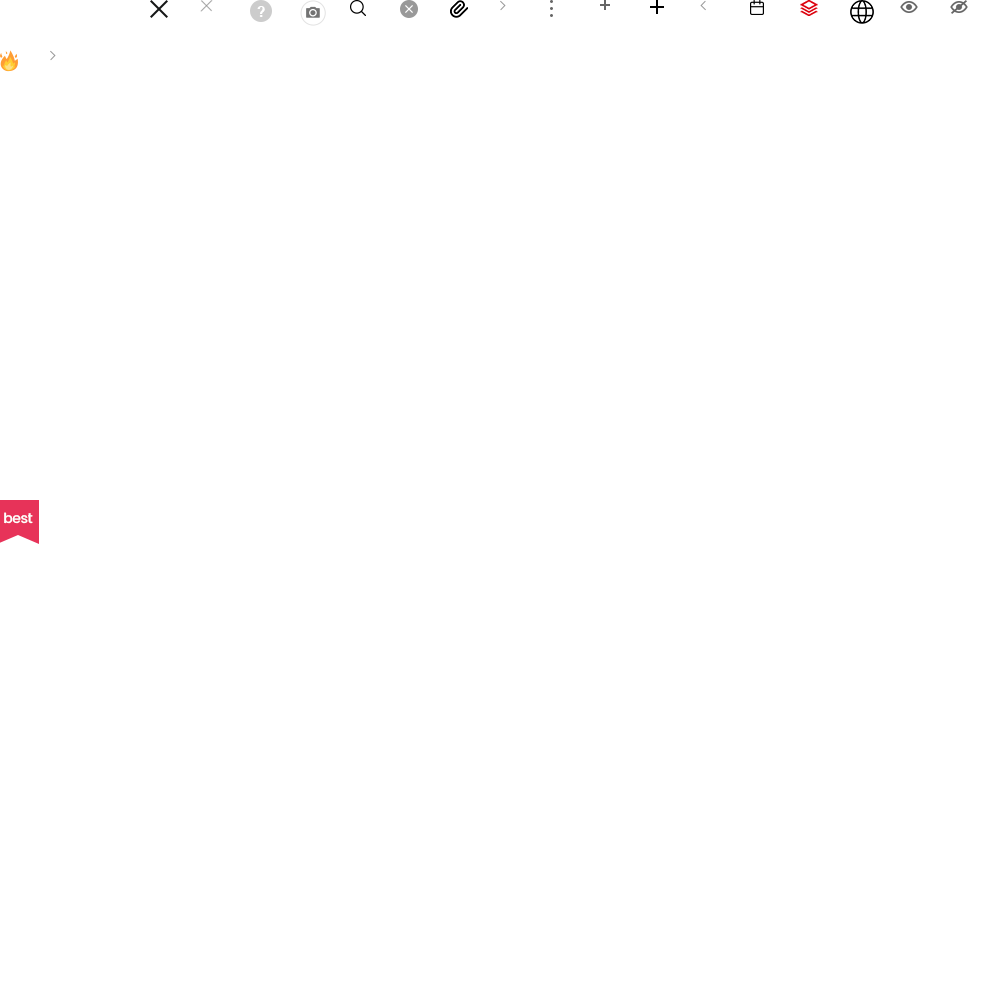
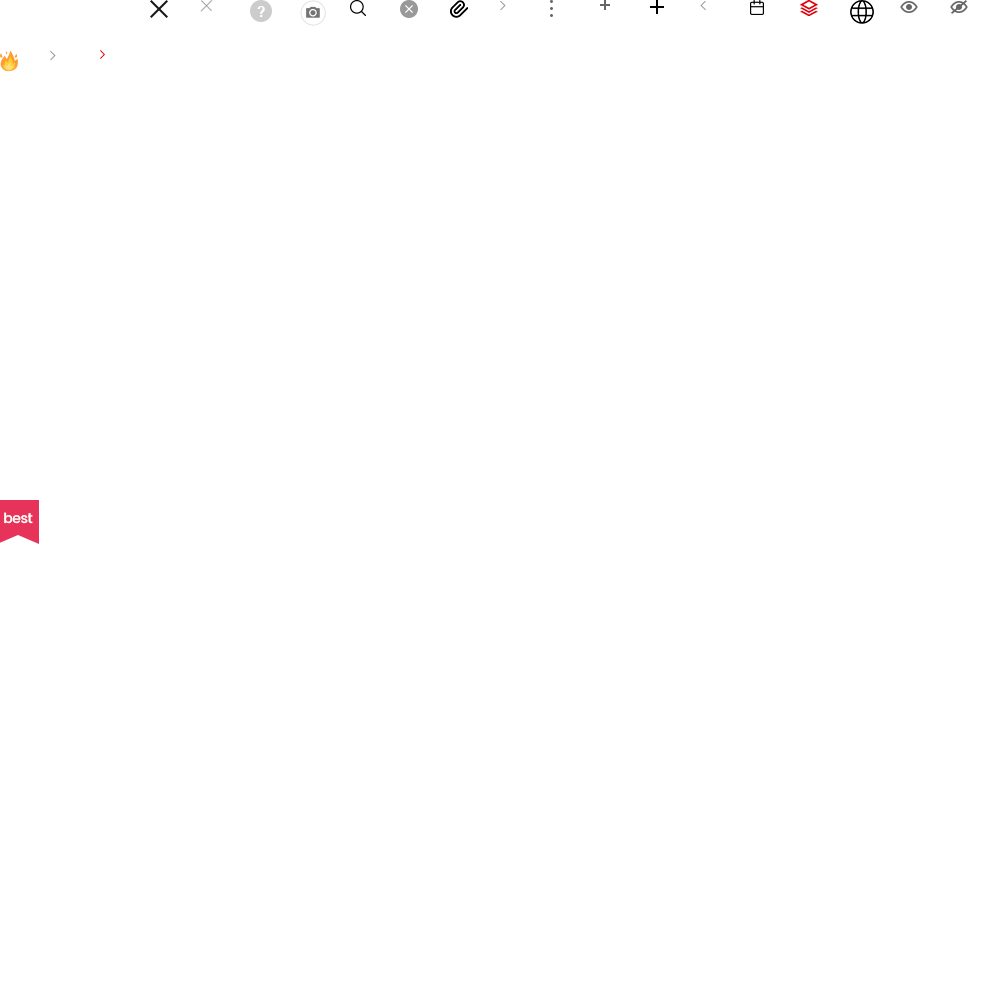
Layer changes from the first 1000×1000 image to the second:
added layer "레이어 26" in group "그룹 2" over (x1=100, y1=50, x2=105, y2=59)
